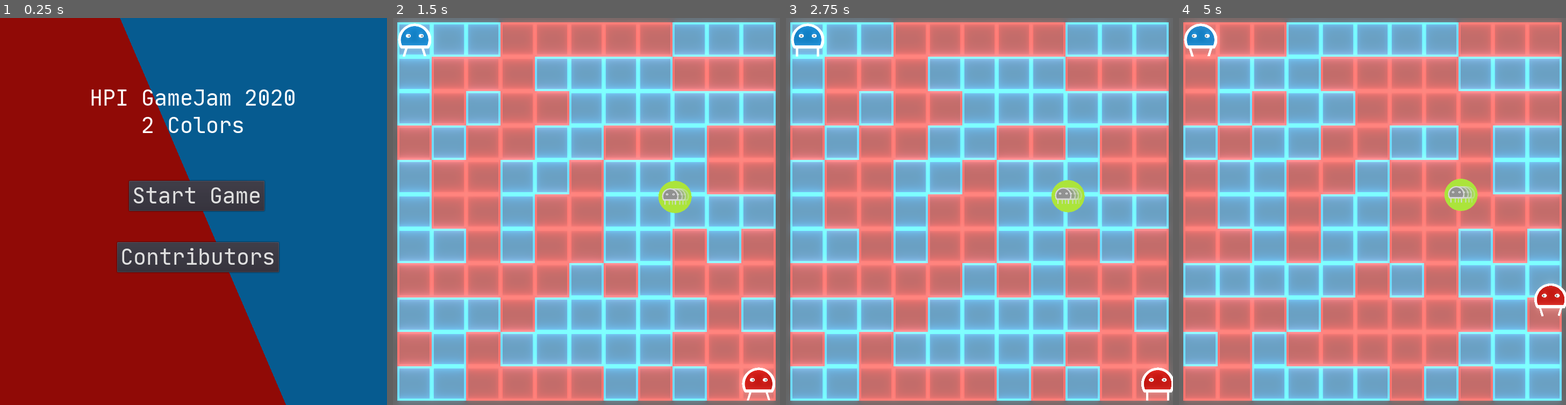
Above: before the commit, frames 1-4 (left to right).
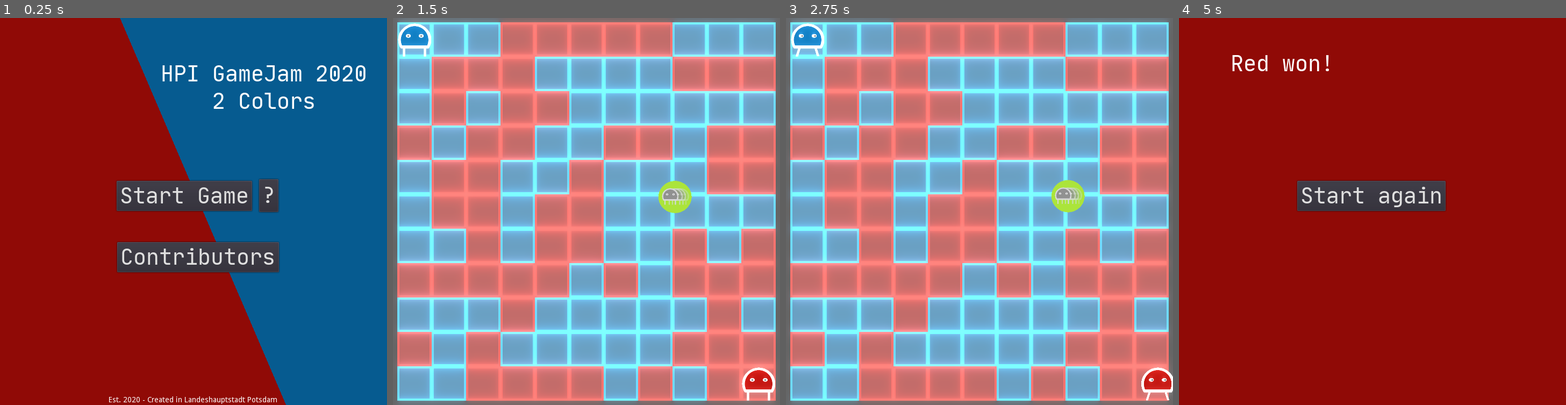
Above: after the commit, the same moments.

Repository: frcroth/hpi_gamejam2020_2colors
Game: Godot game, scene res://Scenes/UI/MainMenu.tscn
Two runs of this game, one before a commit and one after it. Both use one fixed random seed, a clock stepped at 60 frames per second and the inputs below.
Inputs (mouse positions are in pixels of both pictures, inside the frame that each line leads up to):
- Up to frame 1 (0.25 s): no input
- Up to frame 2 (1.5 s): click (660, 196) at 0.5 s, where only the run after the commit has a clickable "?"; click "Start Game" at 1.25 s
- Up to frame 3 (2.75 s): hold Right (ui_right) from 2.03 s (still down)
- Up to frame 4 (5 s): tap Enter at 2.75 s; release Right (ui_right) at 2.78 s; hold Down (ui_down) 2.78-3.53 s; hold Right (ui_right) 3.53-4.28 s; hold Up (ui_up) from 4.28 s (still down)

The runs differ from the first frame. In frame 1, 3.6% of the frame differs, in the area x 23-95%, y 12-100%; in frame 2, less than 0.1%; in frame 3, less than 0.1%; in frame 4, 100%, in the area x 0-100%, y 0-100%.

Commit message:
Did something

Diff:
--- a/Scenes/Entities/Player.gd
+++ b/Scenes/Entities/Player.gd
@@ -90,4 +90,5 @@
 		yield (get_tree().create_timer(Globals.GOODWILLTIME),"timeout")
 		# now you have to be on the right tile!
 		if(is_dead()):
+			print("Player ", player_number ," is dead!")
 			die()
--- a/Scenes/Entities/Player.tscn
+++ b/Scenes/Entities/Player.tscn
@@ -26,6 +26,7 @@
 use_parent_material = true
 scale = Vector2( 0.5, 0.5 )
 frames = ExtResource( 2 )
+frame = 1
 playing = true
 offset = Vector2( 64, 64 )
 
--- a/Scenes/UI/MainMenu.gd
+++ b/Scenes/UI/MainMenu.gd
@@ -9,6 +9,13 @@
 	$RedRect.color = Globals.red
 	$BlueRect.color = Globals.blue
 	$MainButton.connect("pressed",self,"start_game")
+	$HelpButton.connect("pressed",self,"help_wanted")
+
+var help_given = false
+func help_wanted():
+	if(!help_given):
+		$AnimationPlayer.play("HelpLabelAnimation")
+	help_given = true
 
 func start_game():
 	get_tree().change_scene("res://Scenes/Grid/Board.tscn")
--- a/Scenes/UI/MainMenu.tscn
+++ b/Scenes/UI/MainMenu.tscn
@@ -1,9 +1,24 @@
-[gd_scene load_steps=6 format=2]
+[gd_scene load_steps=7 format=2]
 
 [ext_resource path="res://Scenes/UI/MainMenu.gd" type="Script" id=1]
 [ext_resource path="res://Scenes/UI/MainButton.tscn" type="PackedScene" id=2]
 [ext_resource path="res://Assets/Fonts/JetBrainsMonoRegular.tres" type="DynamicFont" id=3]
 [ext_resource path="res://Scenes/UI/ContributorsButton.gd" type="Script" id=4]
+
+[sub_resource type="Animation" id=2]
+resource_name = "HelpLabelAnimation"
+tracks/0/type = "value"
+tracks/0/path = NodePath("HelpLabel:rect_position")
+tracks/0/interp = 1
+tracks/0/loop_wrap = true
+tracks/0/imported = false
+tracks/0/enabled = true
+tracks/0/keys = {
+"times": PoolRealArray( 0, 0.8 ),
+"transitions": PoolRealArray( 1, 1 ),
+"update": 0,
+"values": [ Vector2( -223, 297 ), Vector2( 33.7441, 485.582 ) ]
+}
 
 [sub_resource type="Animation" id=1]
 resource_name = "LabelAnimation"
@@ -48,6 +63,8 @@
 color = Color( 0.568627, 0.027451, 0.384314, 1 )
 
 [node name="MainButton" parent="." instance=ExtResource( 2 )]
+margin_left = 216.54
+margin_right = 468.54
 
 [node name="ContributorsButton" type="Button" parent="."]
 margin_left = 217.573
@@ -58,16 +75,17 @@
 text = "Contributors"
 script = ExtResource( 4 )
 
-[node name="RichTextLabel" type="RichTextLabel" parent="."]
-margin_left = 167.0
-margin_top = 124.161
-margin_right = 568.0
-margin_bottom = 236.161
+[node name="NameLabel" type="RichTextLabel" parent="."]
+margin_left = 298.78
+margin_top = 78.7196
+margin_right = 699.78
+margin_bottom = 190.72
 custom_fonts/normal_font = ExtResource( 3 )
 text = "HPI GameJam 2020
 	2 Colors"
 
 [node name="AnimationPlayer" type="AnimationPlayer" parent="."]
+anims/HelpLabelAnimation = SubResource( 2 )
 anims/LabelAnimation = SubResource( 1 )
 
 [node name="ContributorsLabel" type="RichTextLabel" parent="."]
@@ -75,6 +93,7 @@
 margin_top = 499.446
 margin_right = 947.0
 margin_bottom = 596.446
+rect_pivot_offset = Vector2( 30, -140.436 )
 bbcode_text = "Proudly presented by:
 frcroth
 jostmorgenstern
@@ -85,3 +104,29 @@
 jostmorgenstern
 oleschl
 sirkrypt0"
+
+[node name="HelpButton" type="Button" parent="."]
+margin_left = 481.583
+margin_top = 300.278
+margin_right = 517.583
+margin_bottom = 361.278
+custom_fonts/font = ExtResource( 3 )
+text = "?"
+
+[node name="HelpLabel" type="RichTextLabel" parent="."]
+margin_left = -232.088
+margin_top = 303.816
+margin_right = -23.0882
+margin_bottom = 491.816
+text = "Are you blue or red?
+Control your player:
+Blue: WASD Red:  Arrow Keys
+Make sure to be on your color when the snare hits!
+Items may be useful in winning the game!"
+
+[node name="BottomLabel" type="Label" parent="."]
+margin_top = 704.0
+margin_right = 719.0
+margin_bottom = 739.0
+text = "Est. 2020 - Created in Landeshauptstadt Potsdam"
+align = 1
--- a/Scripts/Globals.gd
+++ b/Scripts/Globals.gd
@@ -7,7 +7,7 @@
 var beattime = 0.66
 var GOODWILLTIME = 0.3
 var player_won = 0
-var PLAYERS_CAN_DIE = false
+var PLAYERS_CAN_DIE = true
 
 # Called when the node enters the scene tree for the first time.
 func _ready():
